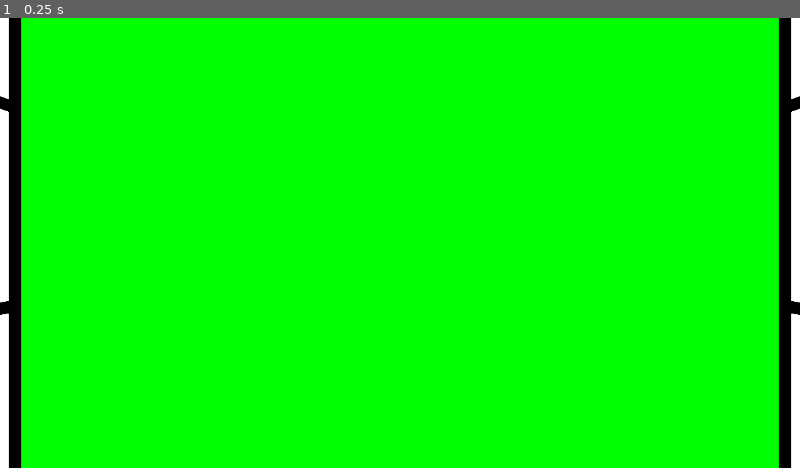
Above: before the commit, frame 1.
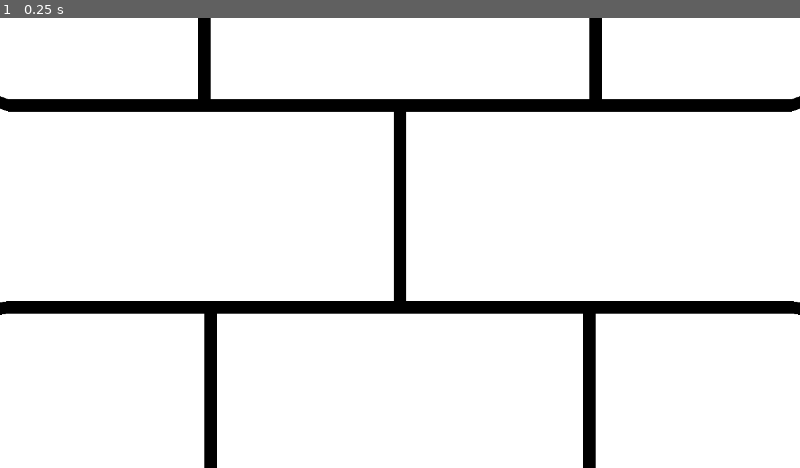
Above: after the commit, the same moment.

Repository: Juksuu/FGJ2026
Game: Godot game, scene res://scenes/juksu_testing.tscn
Two runs of this game, one before a commit and one after it. Both use one fixed random seed, a clock stepped at 60 frames per second and the inputs below.
Inputs:
- Up to frame 1 (0.25 s): no input

The runs differ from the first frame. In frame 1, 98% of the frame differs, in the area x 1-99%, y 0-100%.

Commit message:
map generation extended

Diff:
--- a/level_data/level_0.json
+++ b/level_data/level_0.json
@@ -1,14 +1,14 @@
 {
 	"rooms":[
-		["#","#","#","#","#","#","#","#","#","#","#","#","#"],
+		["#","#","#","#","#","#","#","#","#","#","#"],
 		["#","woow","wooo","wowo","#","#","#","woow","wooo","wowo","#"],
-		["#","ooow","oooo","oooo","wwoo","wwoo","wwoo","oooo","oowo","#"],
+		["#","ooow","oooo","oooo","wwoo","wwoo","wwoo","oooo","oooo","oowo","#"],
 		["#","owow","owoo","owwo","#","#","#","owow","owoo","owwo","#"],
-		["#","#","#","#","#","#","#","#","#","#","#","#","#"],
+		["#","#","#","#","#","#","#","#","#","#","#"],
 	],
 	"doors":[
-		{"from": [4,2], "to": [5,2], "keys": ["option1"]},
-		{"from": [6,2], "to": [7,2], "keys": ["option1", "vert"]},
+		{"from": [2,4], "to": [2,5], "keys": ["option1"]},
+		{"from": [2,6], "to": [2,7], "keys": ["option1", "vert"]},
 	],
 	"masks":[
 		{"pos": [2,2],"type": "chroma", "id": "option1"},
--- /dev/null
+++ b/prefabs/chroma.tscn
@@ -0,0 +1,19 @@
+[gd_scene format=3 uid="uid://da7ttqvupcorq"]
+
+[ext_resource type="Texture2D" uid="uid://dpmx5f1xc2rn0" path="res://assets/spritesheets/basetiles.png" id="1_kaqnx"]
+
+[sub_resource type="CylinderShape3D" id="CylinderShape3D_kaqnx"]
+
+[node name="Sprite3D" type="Sprite3D" unique_id=1354488886]
+transform = Transform3D(1, 0, 0, 0, 1, 0, 0, 0, 1, 0, 0.64, 0)
+billboard = 2
+texture_filter = 0
+texture = ExtResource("1_kaqnx")
+region_enabled = true
+region_rect = Rect2(768, 0, 128, 128)
+
+[node name="Area3D" type="Area3D" parent="." unique_id=936093520]
+
+[node name="CollisionShape3D" type="CollisionShape3D" parent="Area3D" unique_id=1294018884]
+transform = Transform3D(0.75, 0, 0, 0, 0.5, 0, 0, 0, 0.75, 0, 0, 0)
+shape = SubResource("CylinderShape3D_kaqnx")
--- a/scenes/cooler_test.tscn
+++ b/scenes/cooler_test.tscn
@@ -5,3 +5,6 @@
 [node name="CoolerTest" type="Node3D" unique_id=947194329]
 script = ExtResource("1_mxd5j")
 level_0_Data = "res://level_data/level_0.json"
+
+[node name="Camera3D" type="Camera3D" parent="." unique_id=1566131125]
+transform = Transform3D(1, 0, 0, 0, -4.371139e-08, 1, 0, -1, -4.371139e-08, 0, 26.201063, 0)
--- a/scripts/mapGenerator.gd
+++ b/scripts/mapGenerator.gd
@@ -1,27 +1,28 @@
 extends Node
-const room_prefab: PackedScene = preload("res:///prefabs/room.tscn")
+const room_prefab: PackedScene = preload("res:///prefabs/room/room.tscn")
+const chroma_prefab: PackedScene = preload("res://prefabs/chroma.tscn")
 #var level_0_data_path = "res://level_data/level_0.json"
 @export_file("*.json") var level_0_Data;
 
-const SIZE_X = 128
-const SIZE_Z = 128
-var map= []
+const SIZE_X = 2.56
+const SIZE_Z = 2.56
+var level_map = []
 
 # Called when the node enters the scene tree for the first time.
 func _ready() -> void:
 	print("loading")
-	loadLevel(0)
+	load_level(0)
 
 
 # Called every frame. 'delta' is the elapsed time since the previous frame.
 func _process(delta: float) -> void:
 	pass
 
-func loadLevel(level: int) -> void:
-	map = []
+func load_level(level: int) -> void:
+	level_map = []
 	var json_as_text = FileAccess.get_file_as_string(level_0_Data)
 	var level_data = JSON.parse_string(json_as_text)
-	print(level_data)
+	#print(level_data)
 	for y in level_data.rooms.size():
 		var room_row = []
 		var rooms = level_data.rooms[y]
@@ -31,8 +32,54 @@
 			room.transform.origin.x = x * SIZE_X
 			room.transform.origin.z = y * SIZE_Z
 			room_row.append(room)
+			self.add_child(room)
+			print(room_info)
 			if room_info == "#":
-				print("empty")
+				room.hide_wall(0)
+				room.hide_wall(1)
+				room.hide_wall(2)
+				room.hide_wall(3)
 			else:
-				print(room_info)
-		map.append(room_row)
+				for index in room_info.length():
+					if room_info[index] == "o":
+						print("wall going down")
+						room.hide_wall(index)
+		level_map.append(room_row)
+	for thing in level_map:
+		print(thing.size())
+
+	#doors
+	for i in level_data.doors.size():
+		--i
+		if level_data.doors.size() == 0:
+			break
+		var door_data = level_data.doors[i]
+		var from_room = level_map[int(door_data.from[0])][int(door_data.from[1])]
+		var to_room = level_map[int(door_data.to[0])][int(door_data.to[1])]
+		var delta_x = door_data.from[0] - door_data.to[0]
+		var delta_y = door_data.from[1] - door_data.to[1]
+		if delta_x != 0:
+			if delta_x > 0:
+				from_room.create_door(Globals.ROOM_SIDE.EAST)
+				to_room.create_door(Globals.ROOM_SIDE.WEST)
+			else :
+				from_room.create_door(Globals.ROOM_SIDE.WEST)
+				to_room.create_door(Globals.ROOM_SIDE.EAST)
+		if delta_y != 0:
+			if delta_y > 0:
+				from_room.create_door(Globals.ROOM_SIDE.NORTH)
+				to_room.create_door(Globals.ROOM_SIDE.SOUTH)
+			else:
+				from_room.create_door(Globals.ROOM_SIDE.SOUTH)
+				to_room.create_door(Globals.ROOM_SIDE.NORTH)
+		from_room.create_door()
+
+	#pickups
+	for i in level_data.masks.size():
+		if level_data.masks.size() == 0:
+			break
+		print(level_data.masks[i])
+		var mask = chroma_prefab.instantiate()
+		mask.transform.origin.x = level_data.masks[i].pos[0] * SIZE_X
+		mask.transform.origin.z = level_data.masks[i].pos[1] * SIZE_Z
+		self.add_child(mask)
--- a/scripts/room.gd
+++ b/scripts/room.gd
@@ -25,8 +25,8 @@
 		wall.axis = data.axis
 
 
-	hide_wall(Globals.ROOM_SIDE.NORTH)
-	create_door(Globals.ROOM_SIDE.NORTH, Vector4(0, 1, 0, 1))
+	#hide_wall(Globals.ROOM_SIDE.NORTH)
+	#create_door(Globals.ROOM_SIDE.NORTH, Vector4(0, 1, 0, 1))
 
 # Called every frame. 'delta' is the elapsed time since the previous frame.
 func _process(delta: float) -> void:
